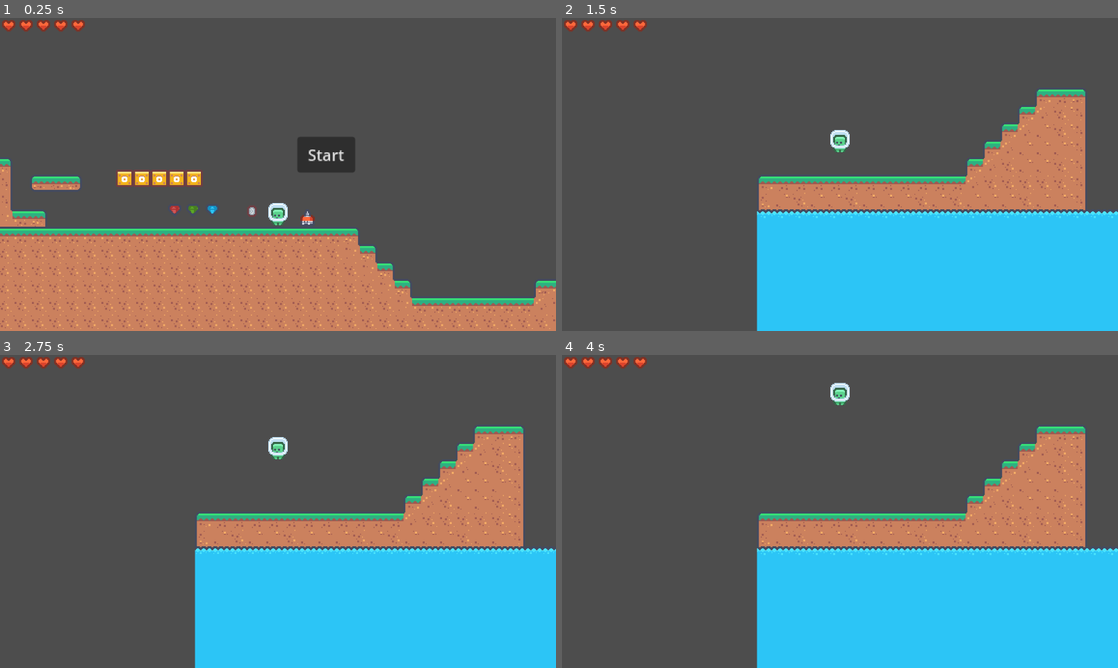
Above: before the commit, frames 1-4 (two rows, left to right).
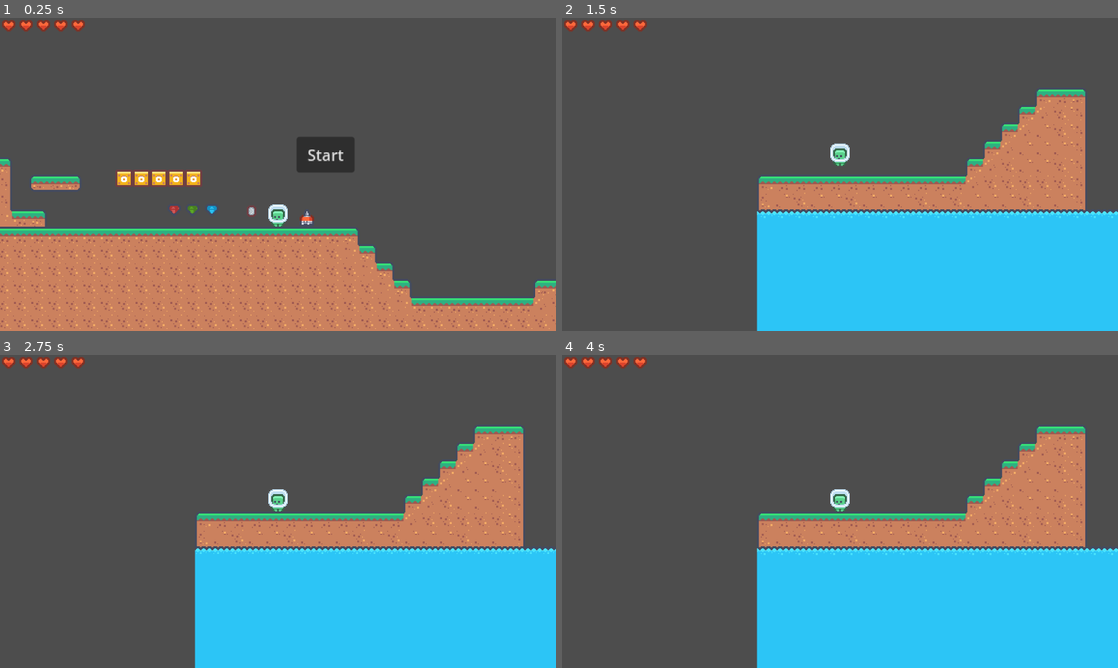
Above: after the commit, the same moments.

Repository: philipheindel/GodotPlatformer
Game: Godot game, scene res://main.tscn
The game is run twice, just before and just after one commit, with the same random seed, the same clock (stepped at 60 frames per second) and the same inputs.
Inputs:
- Up to frame 1 (0.25 s): no input
- Up to frame 2 (1.5 s): click "Start" at 0.5 s; tap Enter (ui_accept) at 1.25 s; hold Right (ui_right) from 1.28 s (still down)
- Up to frame 3 (2.75 s): keep holding Right (ui_right); tap Enter (ui_accept) at 1.52, 2.27 s
- Up to frame 4 (4 s): release Right (ui_right) at 2.78 s; hold Left (ui_left) 2.78-3.53 s; hold Right (ui_right) from 3.53 s (still down); tap Enter (ui_accept) at 3.77 s

The runs differ from the first frame. In frame 1, 1.5% of the frame differs, in the area x 0-100%, y 42-100%; in frame 2, 0.3%; in frame 3, 0.4%; in frame 4, 0.4%.

Commit message:
Troubleshooting jump re-implementation issues

Diff:
--- a/entities/player/player.gd
+++ b/entities/player/player.gd
@@ -54,9 +54,9 @@
 	print(is_on_floor())
 	if not is_on_floor():
 		if velocity.y > 0:
-			velocity.y -= jump_gravity * delta
+			velocity.y += jump_gravity * delta
 		else:
-			velocity.y -= fall_gravity * delta
+			velocity.y += fall_gravity * delta
 
 	if Input.is_action_just_pressed("ui_accept") and is_on_floor():
 		velocity.y = jump_velocity
--- a/main.tscn
+++ b/main.tscn
@@ -17,7 +17,7 @@
 layer_2/tile_data = PackedInt32Array(196619, 589827, 2, 131083, 589827, 2, 65547, 589827, 2, 196618, 589827, 2, 131082, …(38817 unchanged characters)…
 
 [node name="Player" parent="." instance=ExtResource("2_tpj0s")]
-position = Vector2(599, 41)
+position = Vector2(599, 48)
 health = 10
 
 [node name="Coin_Block" parent="." instance=ExtResource("3_xiees")]
